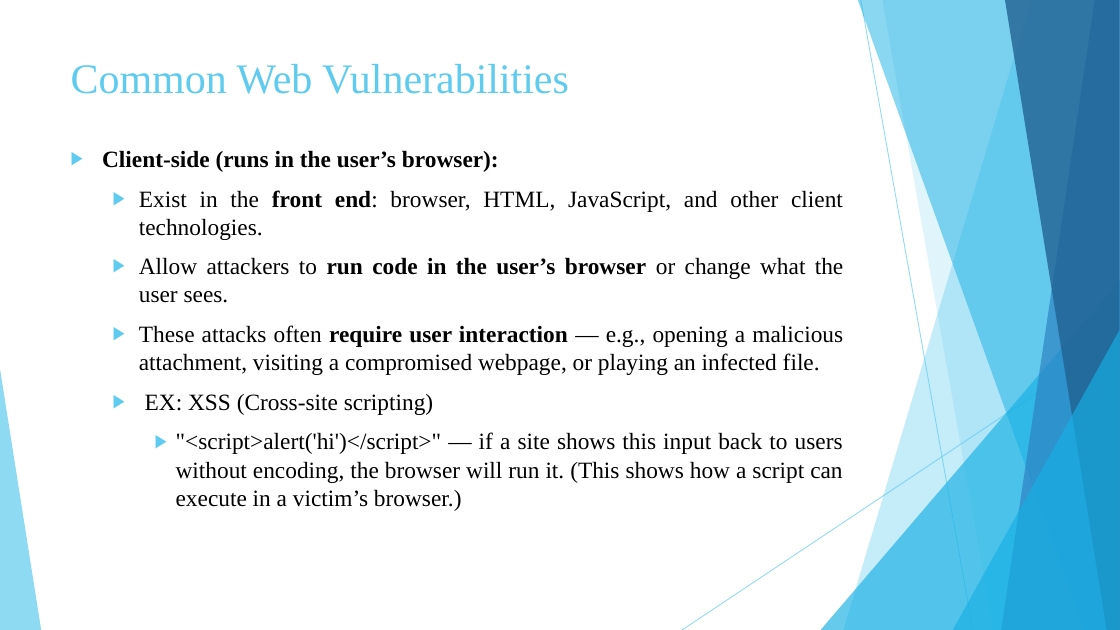
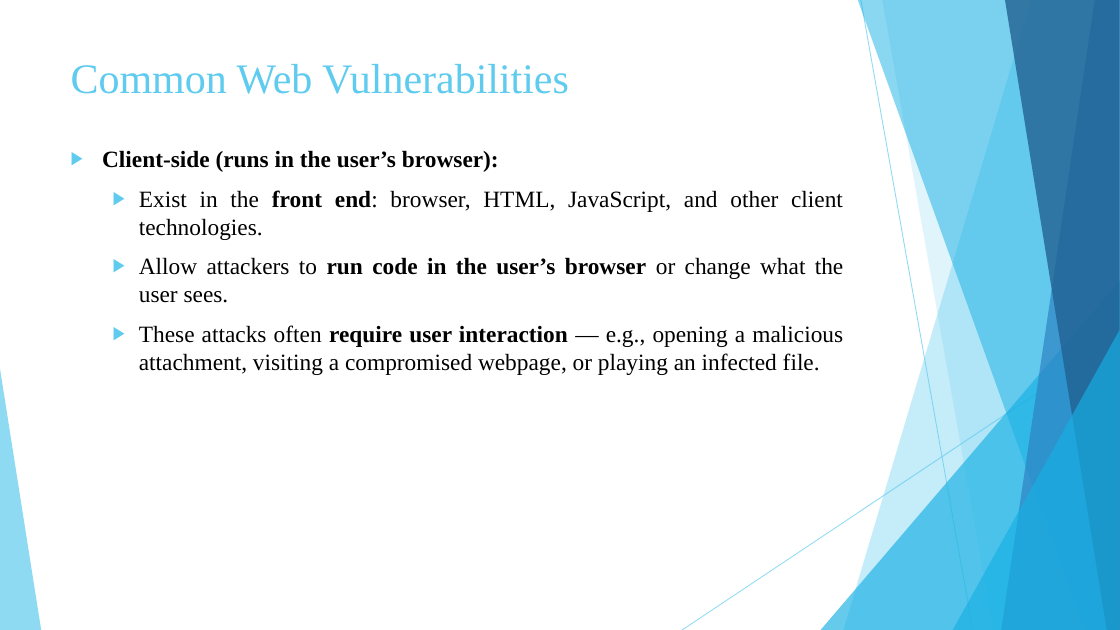
Before and after one commit to khaled-almir/VersifAi, a slide deck: slide 6 of Presentations/Pen testing for web.pptx (slide 5 before the commit). Drawn at 1120x630 pixels with LibreOffice and Linux fonts; fonts in the diff are those of the drawing. Boxes give left, top, right and bottom in pixels: in the first picture for what was removed or moved away, otherwise in the second. Text is boxed around its words. In the diff, an @@ line names an element or a change of style, - is before the commit and + after.

```diff
--- a/Presentations/Pen testing for web.pptx
+++ b/Presentations/Pen testing for web.pptx
@@ text at (145,394,843,511): paragraphs removed @@
-  ▶ EX: XSS (Cross-site scripting)
-    ▶ "<script>alert('hi')</script>" — if a site shows this input back to users without encoding, the browser will run it. (This shows how a script can execute in a victim’s browser.)
```
Also in this commit, not shown: 4 other slides changed, 7 slides added, 1 slide removed.
